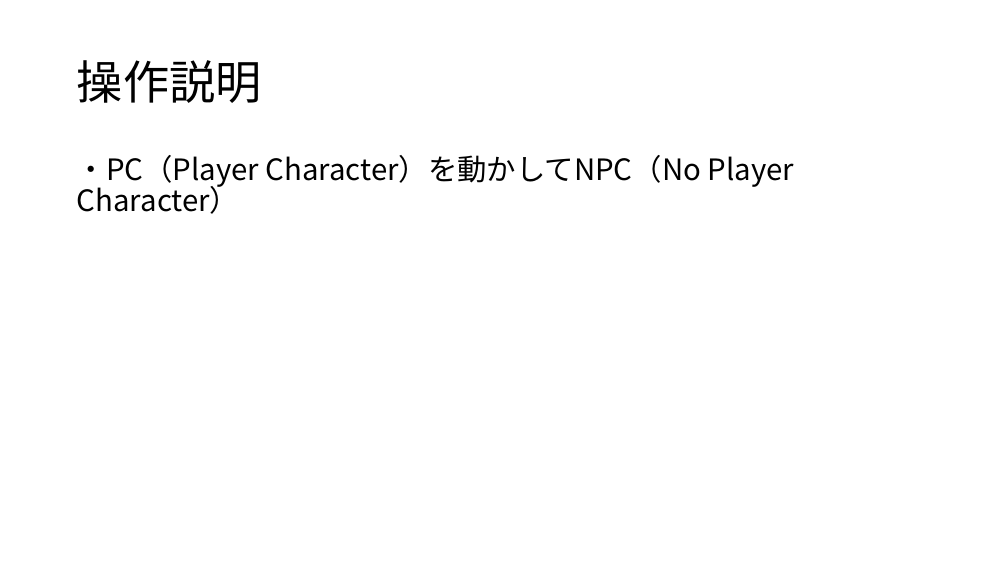
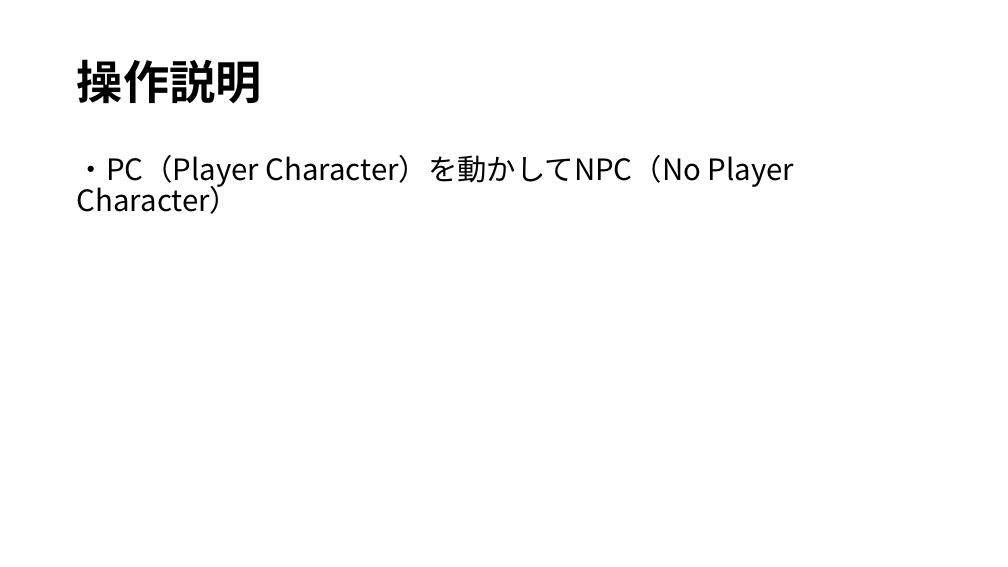
Before and after one commit to WhiteF326/0818_newDev, a slide deck: slide 9 of happyou.pptx (slide 5 before the commit). Drawn at 1008x567 pixels with LibreOffice and Linux fonts; fonts in the diff are those of the drawing. Boxes give left, top, right and bottom in pixels: in the first picture for what was removed or moved away, otherwise in the second. Text is boxed around its words. In the diff, an @@ line names an element or a change of style, - is before the commit and + after.

```diff
--- a/happyou.pptx
+++ b/happyou.pptx
@@ title "操作説明" at <box>77,59,262,104</box>: bold on @@
```
Also in this commit, not shown: 4 other slides changed, 8 slides added.
